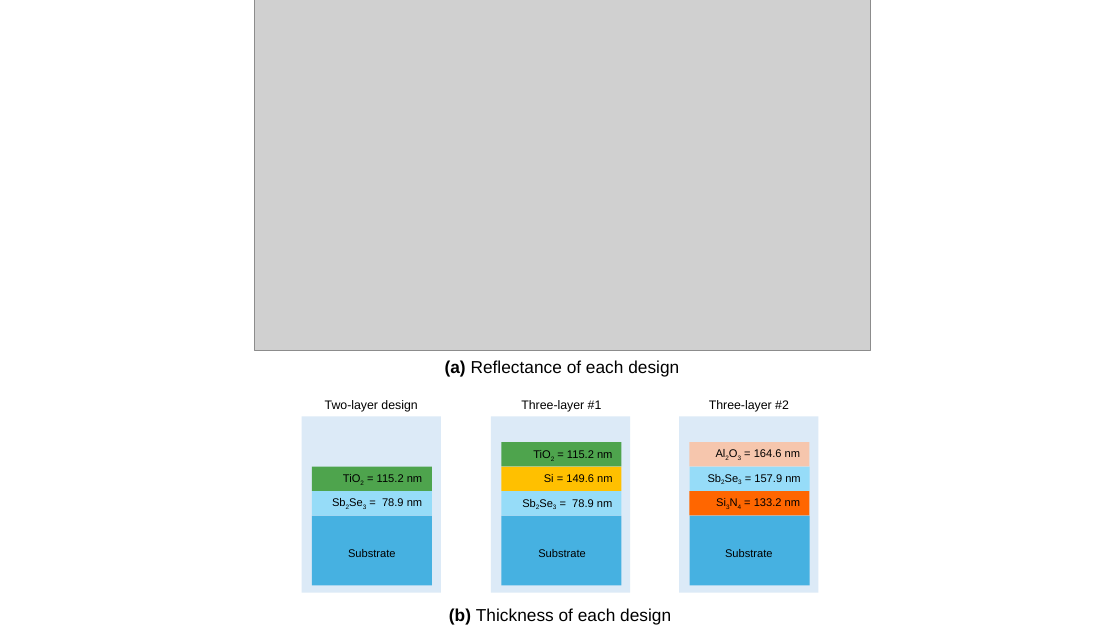
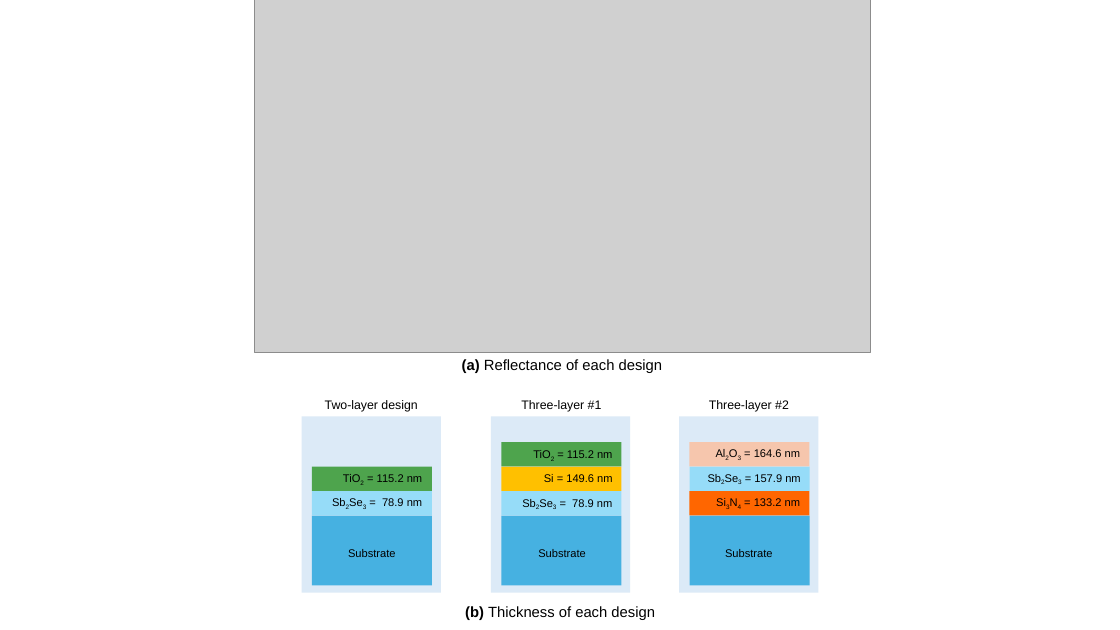
Before and after one commit to Chettanat-Pa/AsymReca_SbSe, a slide deck: slide 3 of figs/figures (IEEE).pptx. Drawn at 1120x630 pixels with LibreOffice and Linux fonts; fonts in the diff are those of the drawing; grey boxes stand for pictures. Boxes give left, top, right and bottom in pixels: in the first picture for what was removed or moved away, otherwise in the second. Text is boxed around its words. In the diff, an @@ line names an element or a change of style, - is before the commit and + after.

```diff
--- a/figs/figures (IEEE).pptx
+++ b/figs/figures (IEEE).pptx
@@ text "(a) Reflectance of each design" at (462, 359, 663, 373): size 14 to 12 pt @@
@@ text "(b) Thickness of each design" at (465, 606, 655, 620): size 14 to 12 pt @@
```
Also in this commit, not shown: 4 other slides changed, 10 other files.
